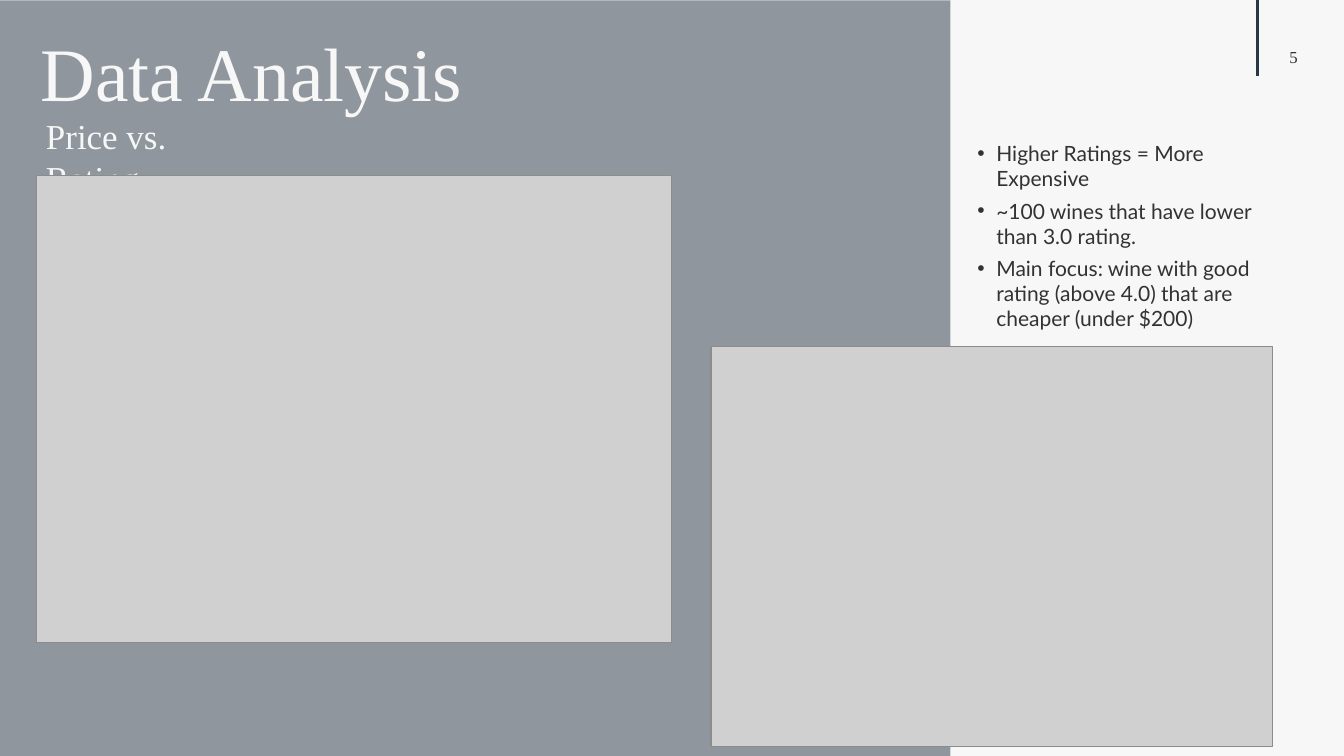
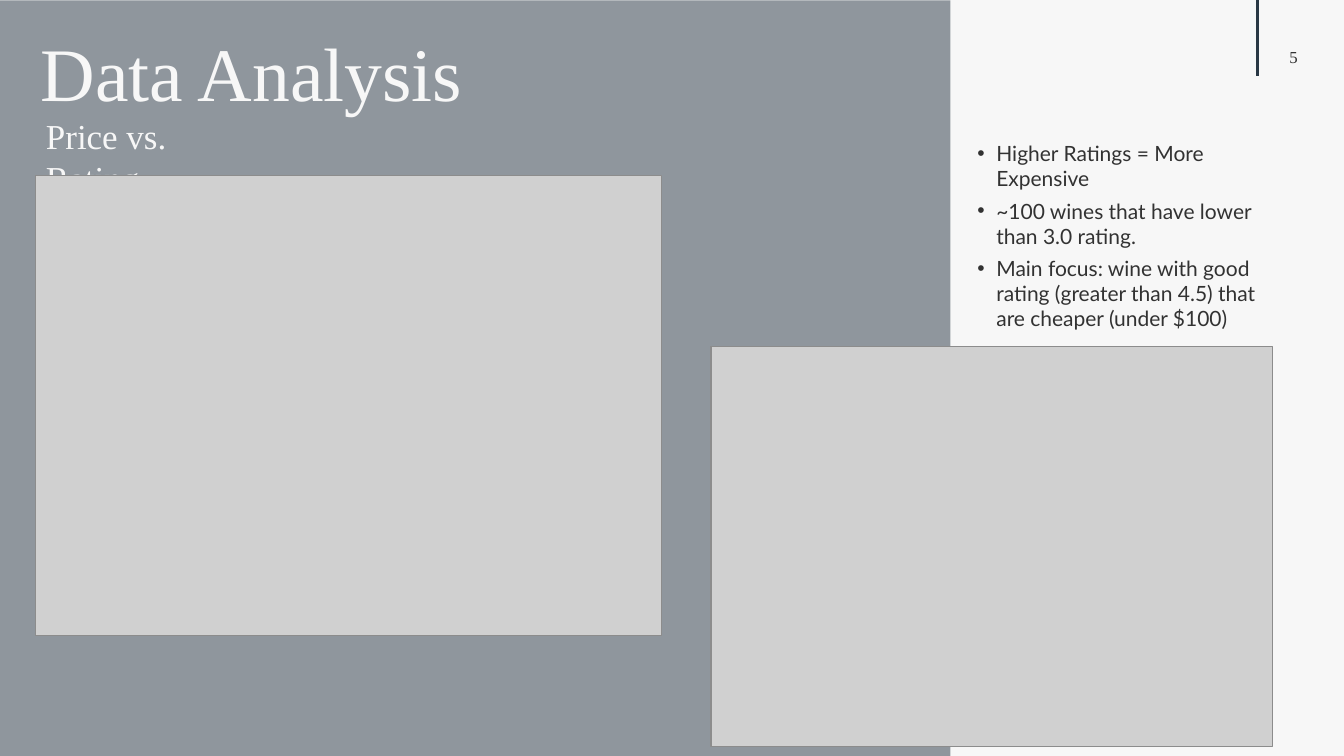
Before and after one commit to WilliamJHan/Selenium_Vivino, a slide deck: slide 5 of Vivino_Presentation.pptx. Drawn at 1344x756 pixels with LibreOffice and Linux fonts; fonts in the diff are those of the drawing; grey boxes stand for pictures. Boxes give left, top, right and bottom in pixels: in the first picture for what was removed or moved away, otherwise in the second. Text is boxed around its words. In the diff, an @@ line names an element or a change of style, - is before the commit and + after.

```diff
--- a/Vivino_Presentation.pptx
+++ b/Vivino_Presentation.pptx
@@ picture: place and size @@
-picture at box(36, 175, 673, 643)
+picture at box(35, 175, 661, 636)
@@ text at box(996, 260, 1255, 330): text changed @@
-• Main focus: wine with good rating (above 4.0) that are cheaper (under $200)
+• Main focus: wine with good rating (greater than 4.5) that are cheaper (under $100)
```
Also in this commit, not shown: 5 other slides changed, 8 slides added, 1 slide removed, 16 other files.
